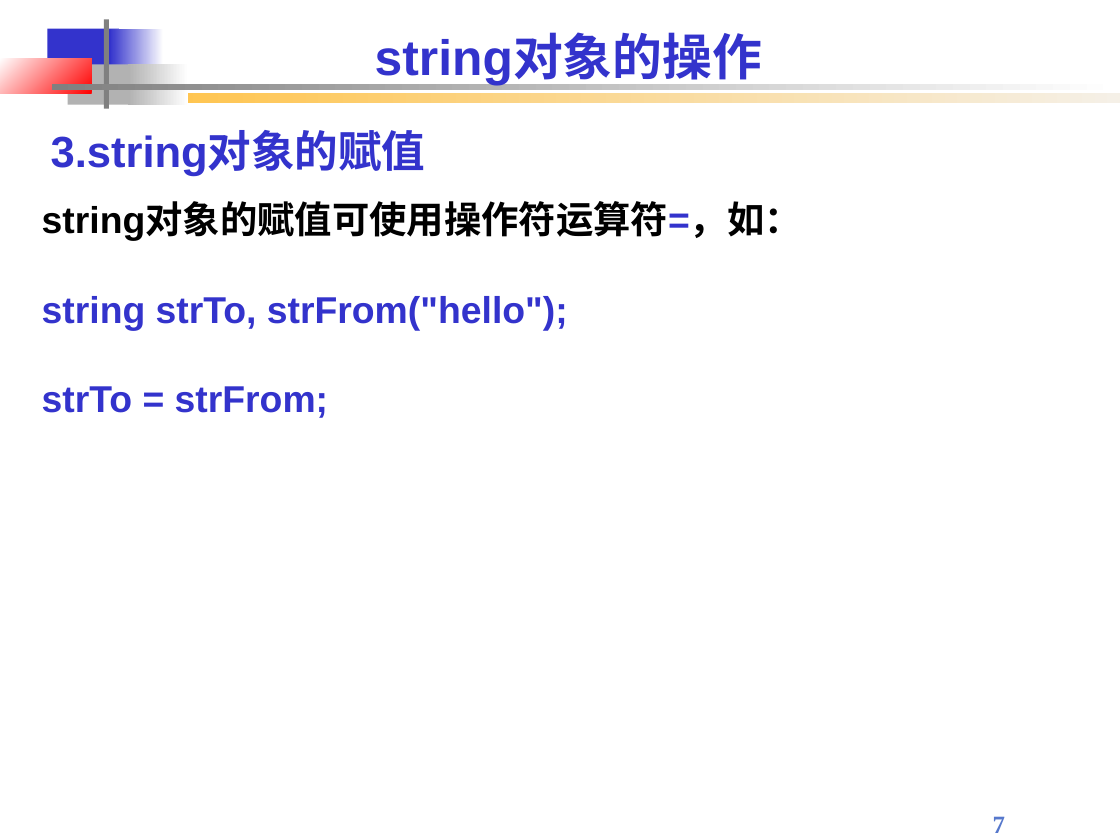
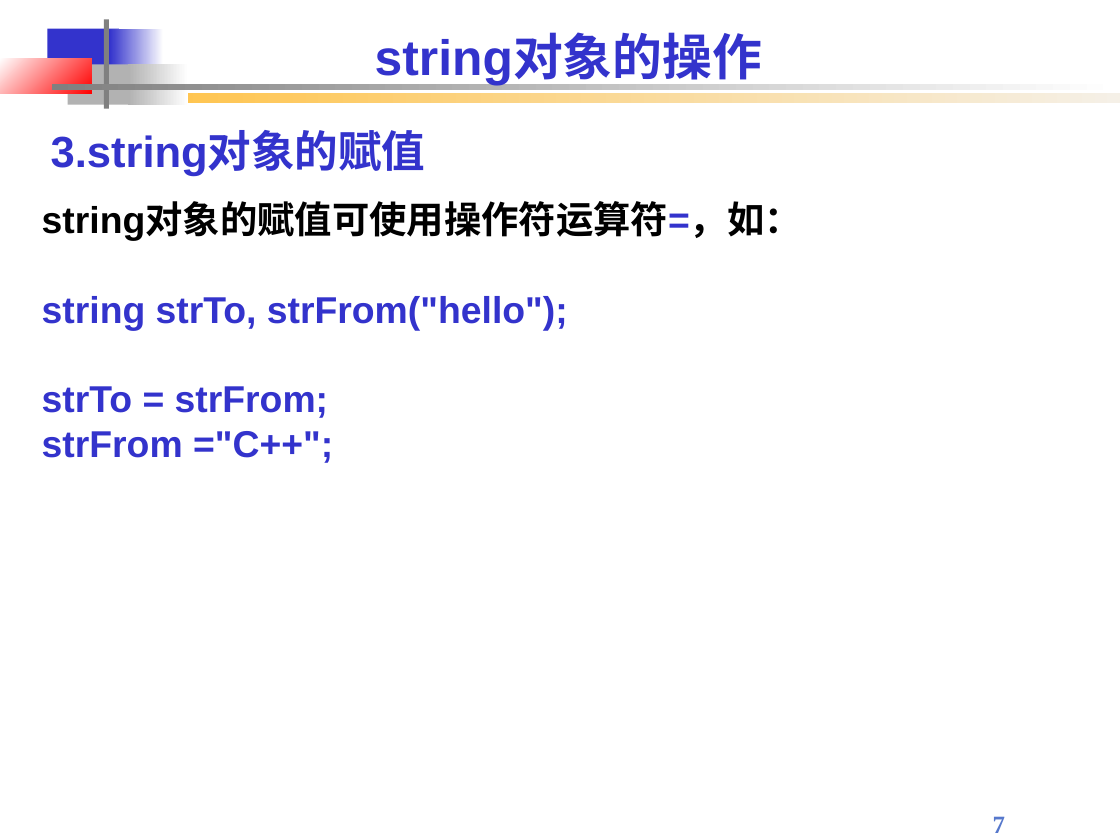
Before and after one commit to Changhe160/Changhe160.github.io, a slide deck: slide 7 of teachingRes/Cplusplus/string and vector.ppt. Drawn at 1120x840 pixels with LibreOffice and Linux fonts; fonts in the diff are those of the drawing; background and template pictures are left out. Boxes give left, top, right and bottom in pixels: in the first picture for what was removed or moved away, otherwise in the second. Text is boxed around its words. In the diff, an @@ line names an element or a change of style, - is before the commit and + after.

```diff
--- a/teachingRes/Cplusplus/string and vector.ppt
+++ b/teachingRes/Cplusplus/string and vector.ppt
@@ text at [42,431,333,463]: paragraph added @@
+strFrom ="C++";
```
Also in this commit, not shown: 15 other slides changed, 1 other file.
